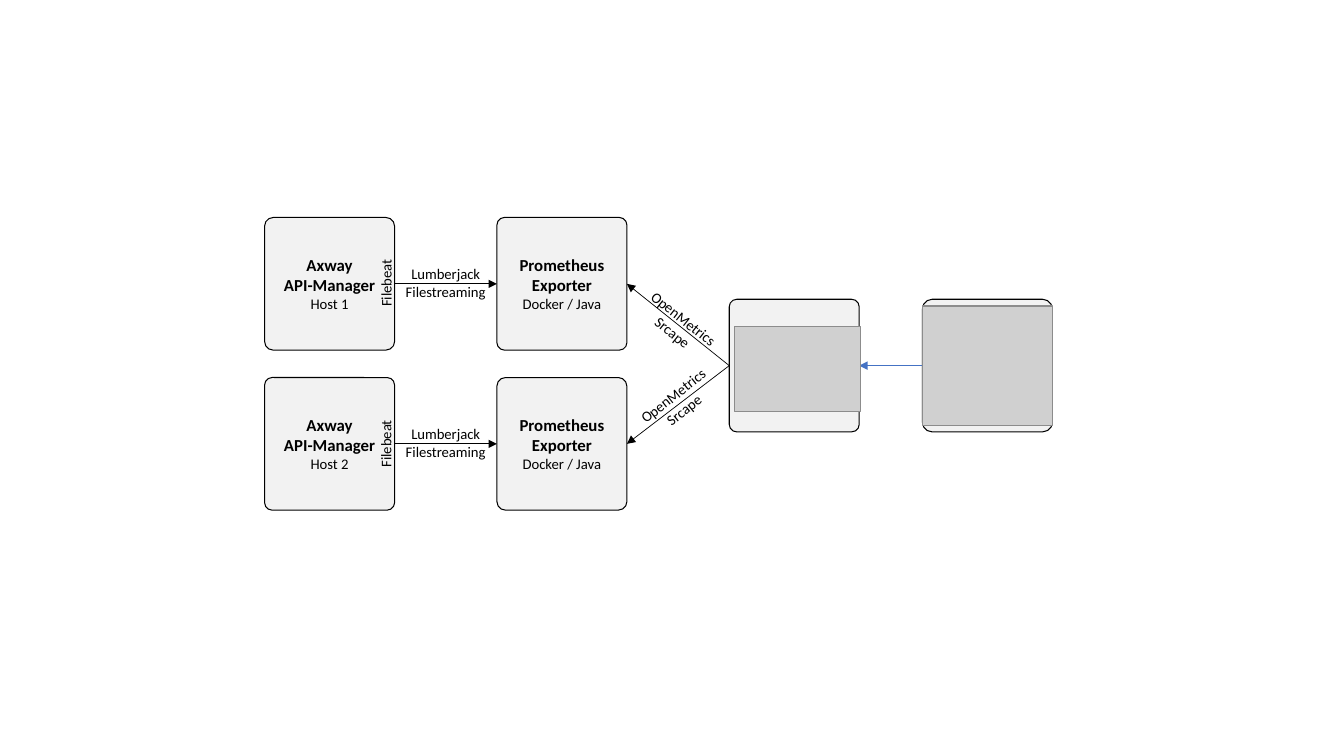
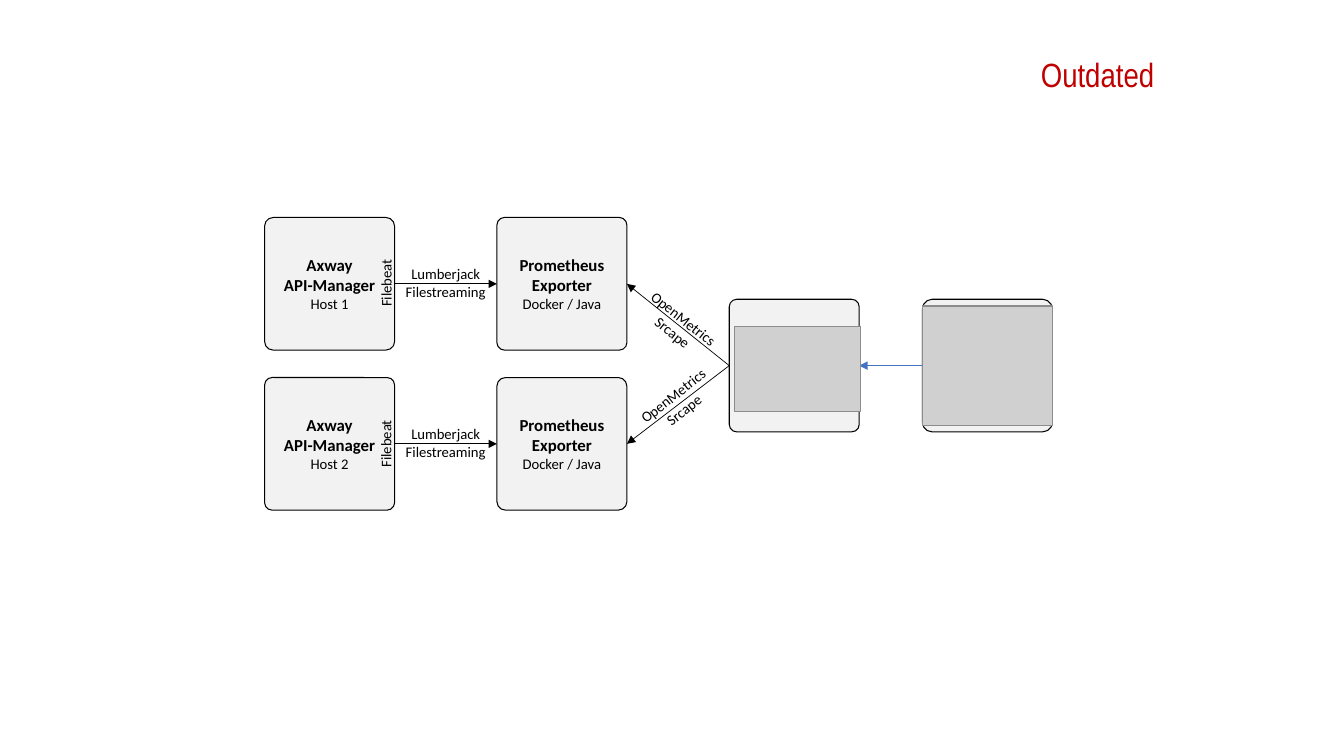
Before and after one commit to Axway-API-Management-Plus/apimanager-prometheus-exporter, a slide deck: slide 1 of misc/documentation/apimanager-prometheus-exporter-overview.pptx. Drawn at 1344x756 pixels with LibreOffice and Linux fonts; fonts in the diff are those of the drawing; grey boxes stand for pictures. Boxes give left, top, right and bottom in pixels: in the first picture for what was removed or moved away, otherwise in the second. Text is boxed around its words. In the diff, an @@ line names an element or a change of style, - is before the commit and + after.

```diff
--- a/misc/documentation/apimanager-prometheus-exporter-overview.pptx
+++ b/misc/documentation/apimanager-prometheus-exporter-overview.pptx
@@ text added at bbox=[1041, 62, 1154, 88], 24 pt, text #C00000 @@
+Outdated
```
Also in this commit, not shown: 1 other file.
